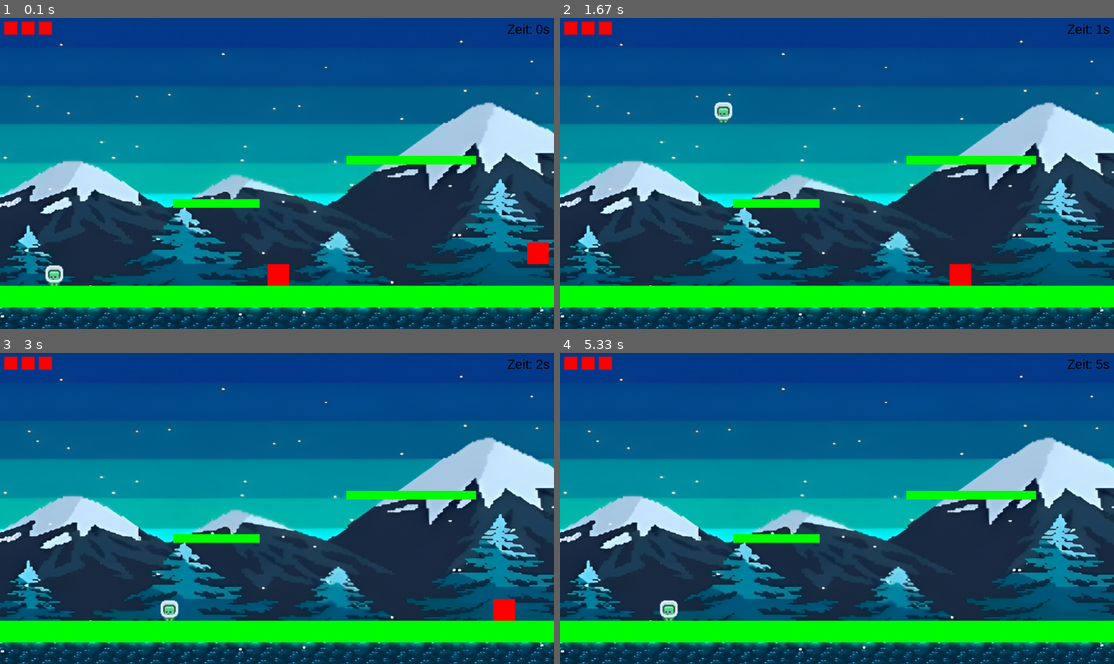
Above: before the commit, frames 1-4 (two rows, left to right).
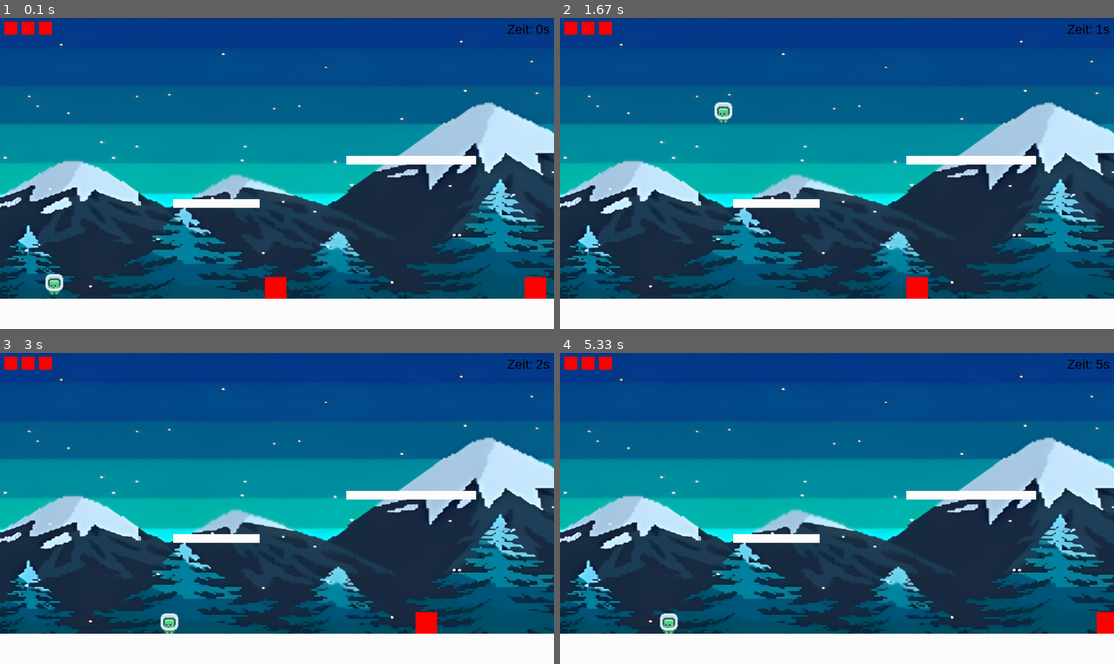
Above: after the commit, the same moments.

Repository: notacodes/M431-PyGame
Game: pygame game, started from main.py
Two runs of this game, one before a commit and one after it. Both use one fixed random seed, a clock stepped at 60 frames per second and the inputs below.
Inputs:
- Up to frame 1 (0.1 s): no input
- Up to frame 2 (1.67 s): hold Right 0.33-0.8 s; hold Right 0.83-1.3 s; tap Space at 0.9, 1.2, 1.4 s; hold Left from 1.33 s (still down)
- Up to frame 3 (3 s): tap Space at 1.7, 1.97, 2.27, 2.4, 2.7 s; release Left at 1.87 s; hold Left 1.9-2.3 s; hold Right 2.33-2.97 s
- Up to frame 4 (5.33 s): hold Left 3-3.47 s; tap Space at 3.07, 3.37, 3.57, 3.87, 4.07, 4.37, 4.57, 4.87, 5.13 s; hold Right 3.5-3.97 s; hold Right 4-4.47 s; hold Left 4.5-5.03 s; hold Left from 5.07 s (still down)

The runs differ from the first frame. In frame 1, 16% of the frame differs, in the area x 0-100%, y 44-100%; in frame 2, 16%; in frame 3, 16%; in frame 4, 15%.

Commit message:
changing players and map

Diff:
--- a/main.py
+++ b/main.py
@@ -33,10 +33,13 @@
 
 # Gegner-Eigenschaften
 enemies = [
-    pygame.Rect(600, HEIGHT - 150, 50, 50),
-    pygame.Rect(1200, HEIGHT - 200, 50, 50)
+    pygame.Rect(600, HEIGHT - 120, 50, 50),
+    pygame.Rect(1200, HEIGHT - 120, 50, 50),
+    pygame.Rect(1800, HEIGHT - 120, 50, 50),
+    pygame.Rect(2000, HEIGHT - 120, 50, 50),
+    pygame.Rect(2100, HEIGHT - 120, 50, 50)
 ]
-enemy_speed = 3
+enemy_speed = 2
 
 # Schwerkraft und Bewegung
 gravity = 0.9
@@ -44,7 +47,7 @@
 
 # Plattformen
 platforms = [
-    pygame.Rect(0, HEIGHT - 100, bg_width * 3, 50),  # Boden über die gesamte Levelbreite
+    pygame.Rect(0, HEIGHT - 70, bg_width * 3, 70),  # Boden über die gesamte Levelbreite
     pygame.Rect(400, HEIGHT - 300, 200, 20),
     pygame.Rect(800, HEIGHT - 400, 300, 20),
     pygame.Rect(1300, HEIGHT - 500, 150, 20)
@@ -156,9 +159,9 @@
 
     # Plattformen zeichnen
     for platform in platforms:
-        pygame.draw.rect(screen, GREEN, platform.move(-scroll_x, 0))
+        pygame.draw.rect(screen, WHITE, platform.move(-scroll_x, 0))
 
-    # Gegner zeichnen
+    #   zeichnen
     for enemy in enemies:
         enemy_rect = enemy.move(-scroll_x, 0)
         pygame.draw.rect(screen, RED, enemy_rect)
